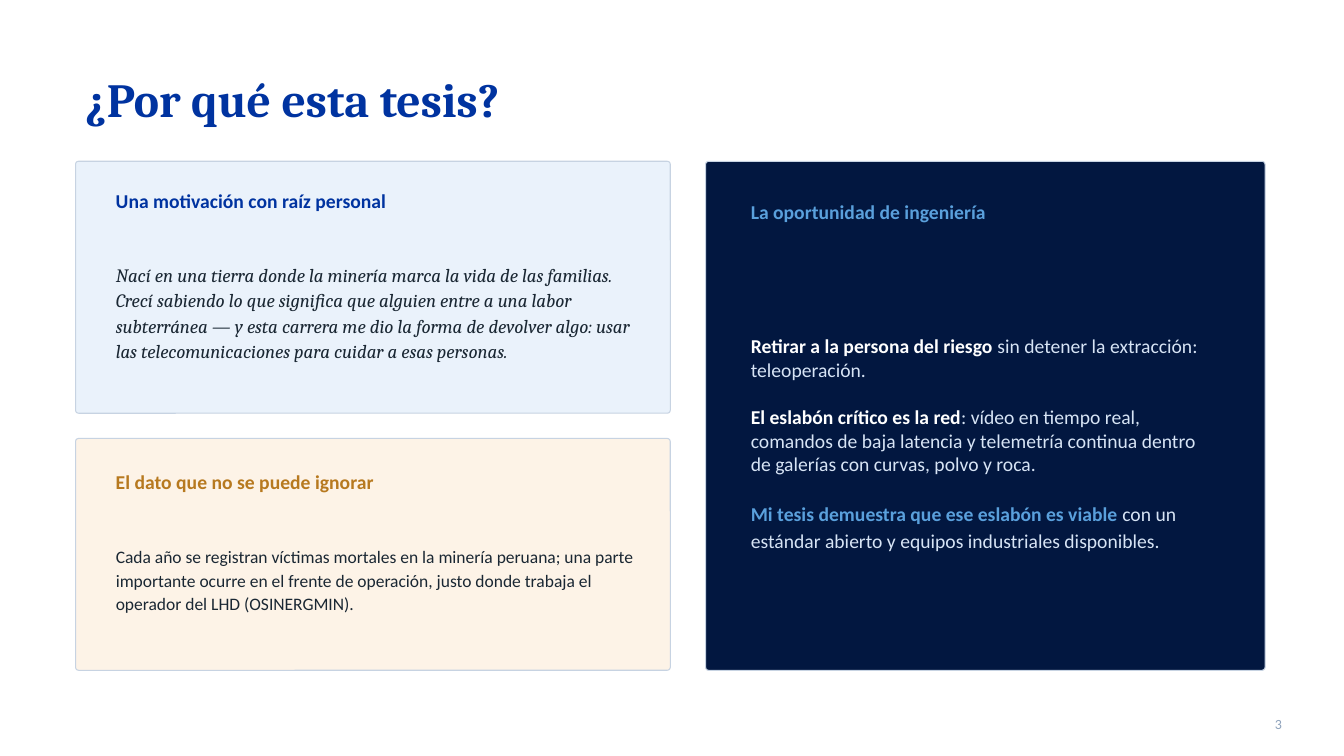
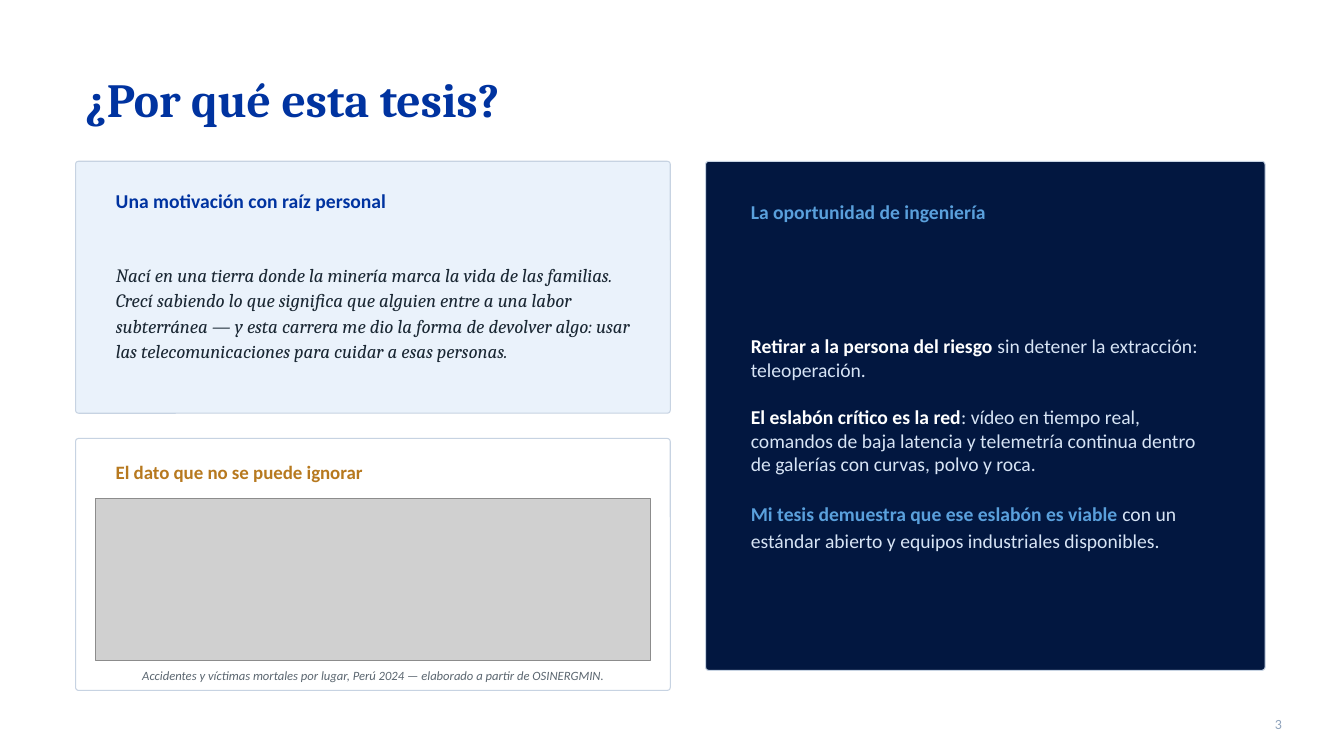
Before and after one commit to AdrianLopez012/tesis-lhd-802.11ac, a slide deck: slide 3 of fase4/presentacion/Sustentacion_LopezPascual_TdT2.pptx. Drawn at 1344x756 pixels with LibreOffice and Linux fonts; fonts in the diff are those of the drawing; grey boxes stand for pictures. Boxes give left, top, right and bottom in pixels: in the first picture for what was removed or moved away, otherwise in the second. Text is boxed around its words. In the diff, an @@ line names an element or a change of style, - is before the commit and + after.

```diff
--- a/fase4/presentacion/Sustentacion_LopezPascual_TdT2.pptx
+++ b/fase4/presentacion/Sustentacion_LopezPascual_TdT2.pptx
@@ rounded rectangle: place and size @@
-rounded rectangle at (76, 439, 670, 670)
+rounded rectangle at (76, 439, 670, 691)
@@ rounded rectangle at (76, 439, 670, 691): fill #FDF3E7 to #FFFFFF; proportions changed @@
@@ text "El dato que no se ...": place and size @@
-text "El dato que no se ..." at (116, 475, 373, 493)
+text "El dato que no se ..." at (116, 465, 363, 482)
@@ text "El dato que no se ..." at (116, 465, 363, 482): size 14 to 13.5 pt @@
@@ picture added at (96, 499, 650, 660) @@
@@ text removed at (116, 551, 633, 613) @@
-Cada año se registran víctimas mortales en la minería peruana; una parte importante ocurre en el frente de operación, justo donde trabaja el operador del LHD (OSINERGMIN).
@@ text added at (142, 671, 603, 682), 9 pt, text #5B6670, italic @@
+Accidentes y víctimas mortales por lugar, Perú 2024 — elaborado a partir de OSINERGMIN.
```
Also in this commit, not shown: 5 other files.
